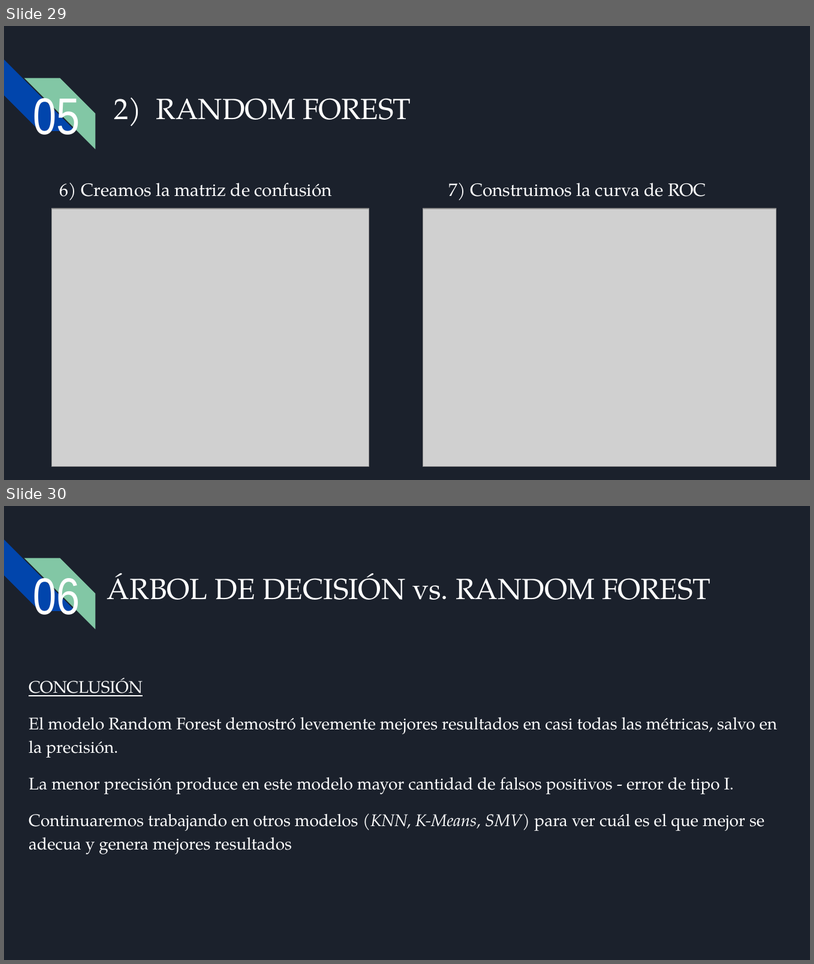
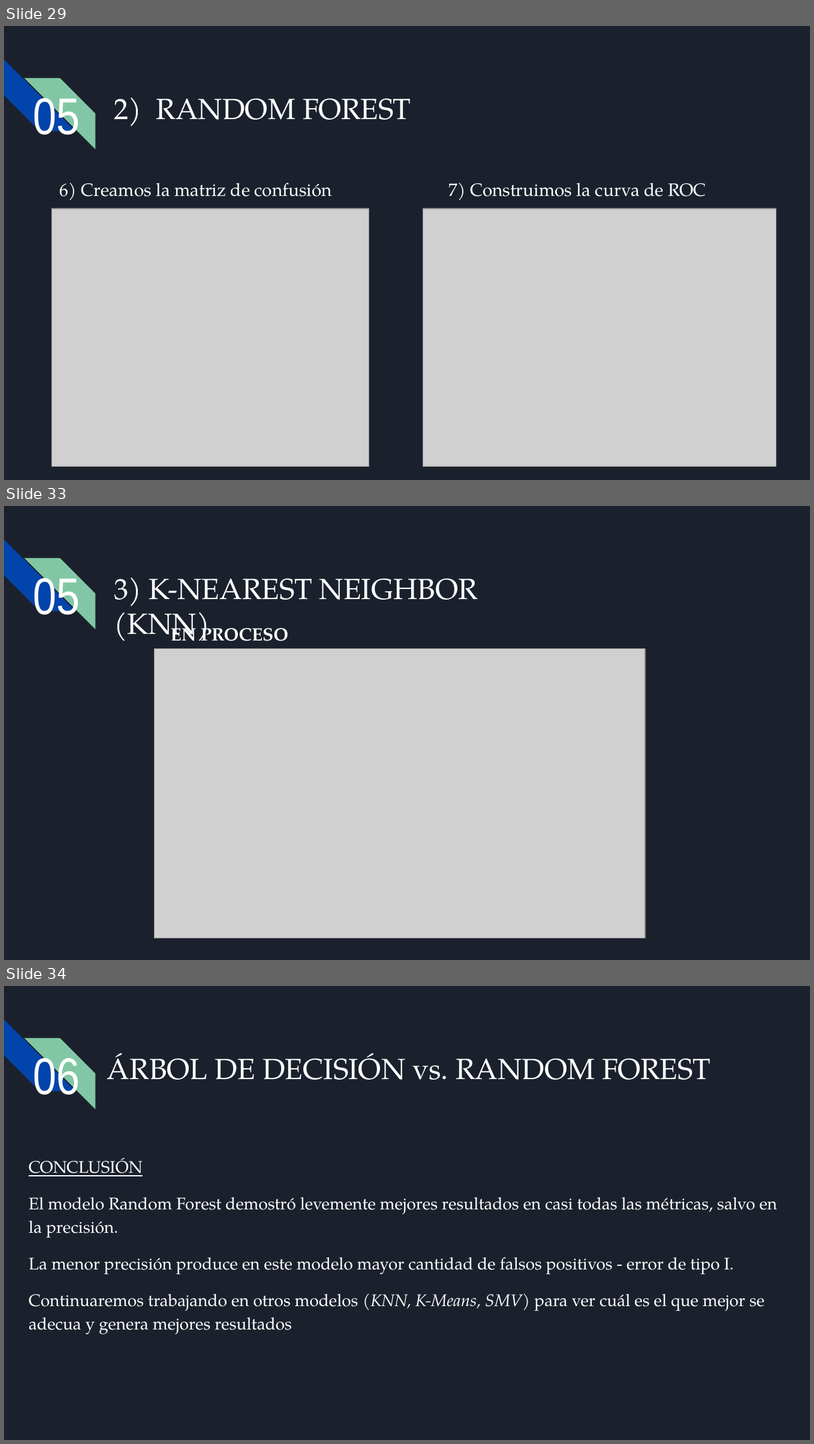
Before and after one commit to Alejo3107/PROYECTO_CH_DS, a slide deck: Presentación ejecutiva.pptx. Shown one above the other, each under a label of ours: slides 29 and 30 before the commit, slides 29, 33 and 34 after it; the slides between them are not shown. The pictures are 814x964 and 814x1444 pixels, drawn with LibreOffice and Linux fonts; fonts in the diff are those of the drawing; grey boxes stand for pictures; background and template pictures are left out. Boxes give left, top, right and bottom in pixels: in the first picture for what was removed or moved away, otherwise in the second. Text is boxed around its words. In the diff, an @@ line names an element or a change of style, - is before the commit and + after.

```diff
--- a/Presentación ejecutiva.pptx
+++ b/Presentación ejecutiva.pptx
@@ slide 33 added at (x1=4, y1=506, x2=810, y2=960), background picture (left out); not listed: 2 template elements that a slide beside it also shows @@
@@ title added at (x1=33, y1=573, x2=80, y2=624), 46 pt, text #FFFFFF @@
+05
@@ title added at (x1=114, y1=577, x2=478, y2=641), 26 pt, text #FFFFFF @@
+3) K-NEAREST NEIGHBOR (KNN)
@@ text added at (x1=171, y1=621, x2=288, y2=641), 16 pt, text #FFFFFF, bold @@
+EN PROCESO
@@ picture added at (x1=154, y1=649, x2=645, y2=938) @@
@@ what was slide 30 is now slide 34 @@
```
Also in this commit, not shown: 6 slides changed, 3 other slides added.
